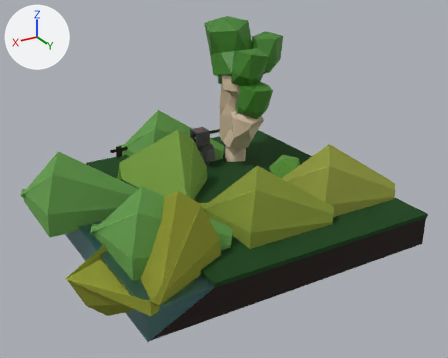
One commit to the Blender file Visual Project FIles/smfm room 12.blend: the scene before it, then after it.
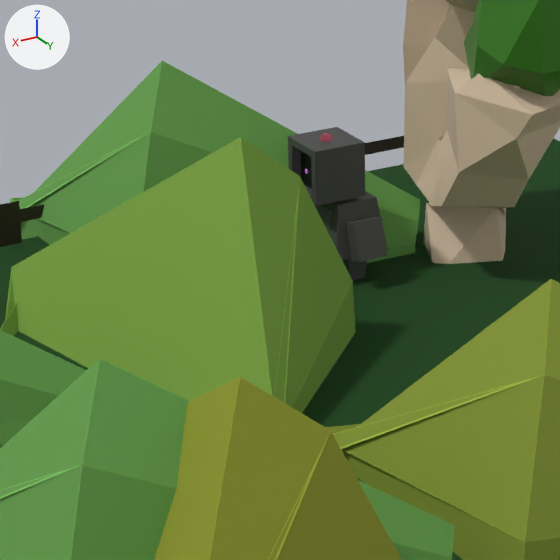
Old and new are each drawn whole from a 50 mm camera at (6.98, 11.97, 7.58) aimed at (0.05, 0.42, 1.8) and again close up on the part from 26% to 58% of the width and 26% to 66% of the height. Lighting does not change. The marker at upper left points along +X, +Y and +Z.

Before the edit, the objects in view are built like this:
```python
ob_cube_023 = bpy.data.objects.new('Cube.023', me_cube_026)
ob_cube_023.location = (-0.524, -1.773, 2.089)
ob_cube_023.scale = (0.191, 0.191, 0.191)
ob_cube_024 = bpy.data.objects.new('Cube.024', me_cube_027)
ob_cube_024.location = (-0.654, -1.773, 1.681)
ob_cube_024.scale = (0.15, 0.189, 0.189)
ob_cube_027 = bpy.data.objects.new('Cube.027', me_cube_030)
ob_cube_027.location = (-0.654, -1.458, 1.635)
ob_cube_027.rotation_euler = (0.279, 0.0, 0.0)  # degrees (16, 0, 0)
ob_cube_027.scale = (-0.109, -0.0538, -0.132)
ob_cube_028 = bpy.data.objects.new('Cube.028', me_cube_031)
ob_cube_028.location = (-0.654, -1.658, 1.403)
ob_cube_028.scale = (0.0814, 0.0814, 0.11)
ob_cube_029 = bpy.data.objects.new('Cube.029', me_cube_032)
ob_cube_029.location = (-0.527, -1.773, 1.683)
ob_cube_029.rotation_euler = (0.0, -3.285, 0.0)  # degrees (0, -188, 0)
ob_cube_029.scale = (0.0555, 0.11, 0.11)
ob_icosphere_014 = bpy.data.objects.new('Icosphere.014', me_icosphere_014)
ob_icosphere_014.location = (-0.412, -1.83, 2.055)
ob_icosphere_014.scale = (0.0276, 0.0276, 0.0276)
ob_icosphere_015 = bpy.data.objects.new('Icosphere.015', me_icosphere_014)
ob_icosphere_015.location = (-0.412, -1.717, 2.055)
ob_icosphere_015.scale = (0.0276, 0.0276, 0.0276)
ob_icosphere_016 = bpy.data.objects.new('Icosphere.016', me_icosphere_015)
ob_icosphere_016.location = (-0.522, -1.773, 2.276)
ob_icosphere_016.rotation_euler = (0.0, 0.702, 0.0)  # degrees (0, 40, 0)
ob_icosphere_016.scale = (0.189, 0.189, 0.189)
ob_plane_001 = bpy.data.objects.new('Plane.001', me_plane)
ob_plane_001.location = (0.305, -3.379, 1.524)
ob_plane_001.rotation_euler = (1.571, 0.0, 0.0)  # degrees (90, 0, 0)
ob_plane_001.scale = (1.11, 0.0478, 0.428)
# also in view: 'Cube.007' at (1.34, -0.78, 1.46); 'Cube.001' at (-1.73, -1.55, 2.57); 'Cube.016' at (-0.26, 1.69, 1.46); 'Cube.011' at (-0.2, -2.91, 1.46); 'Cube.006' at (2.9, 2.14, 1.46)
```
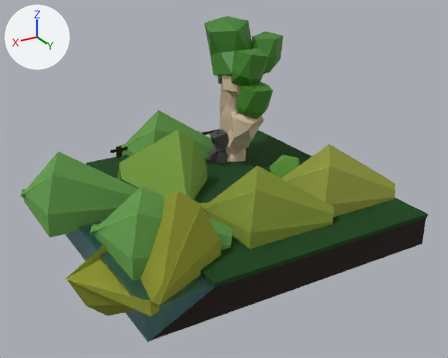
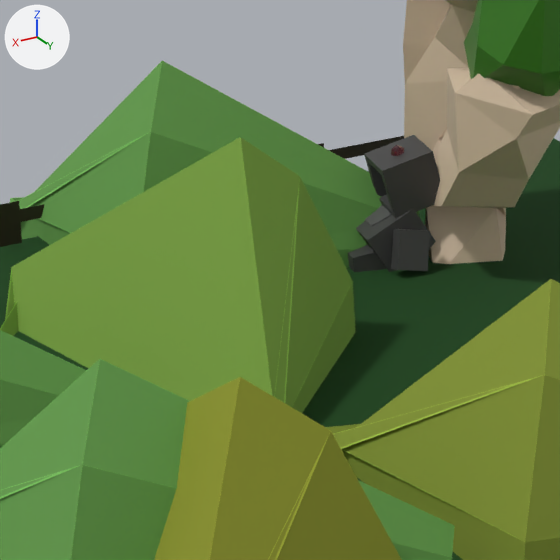
Diff of the bpy script that builds the scene:
```diff
--- a/Visual Project FIles/smfm room 12.blend.py
+++ b/Visual Project FIles/smfm room 12.blend.py
@@ mat_material_011 @@
+mat_material_011 = principled_material('Material.011')
+mat_material_011.base_color = (0.107, 0.0, 0.00149)  # dark red #5c0005
+mat_material_011.roughness = 0.0
+mat_material_011.ior = 1.45
+mat_material_011.transmission_weight = 1.0
+mat_material_011.emission_color = (0.119, 0.0313, 0.0426)  # brown #61313a
+mat_material_011.emission_strength = 0.3
@@ me_icosphere_013 @@
+me_icosphere_013 = me_icosphere_013.copy(); me_icosphere_013.name = 'Icosphere.013'
@@ me_icosphere_012 @@
+me_icosphere_012 = me_icosphere_014.copy(); me_icosphere_012.name = 'Icosphere.012'  # the mesh of ob_icosphere_015
@@ me_cube_025 @@
+me_cube_025.from_pydata(...)  # a box spanning x -1.0..1.0, y -1.0..1.0, z -1.0..1.0
+me_cube_025.materials.append(mat_robot_metal_2)  # dark grey #585858
@@ me_cube_024 @@
+me_cube_024.from_pydata([(-0.74, -0.74, -1.0), (-1.0, -1.0, 1.0), (-0.74, 0.74, -1.0), (-1.0, 1.0, 1.0), (0.74, -0.74, -1.0), (1.0, -1.0, 1.0), (0.74, 0.74, -1.0), (1.0, 1.0, 1.0)], [], [(0, 1, 3, 2), (2, 3, 7, 6), (6, 7, 5, 4), (4, 5, 1, 0), (2, 6, 4, 0), (7, 3, 1, 5)])
+me_cube_024.materials.append(mat_robot_metal_1)  # dark grey #454545
@@ me_cube_023 @@
+me_cube_023.from_pydata(...)  # a box spanning x -1.0..1.0, y -1.0..1.0, z -1.0..1.0
+me_cube_023.materials.append(mat_robot_metal_1)  # dark grey #454545
@@ me_cube_020 @@
+me_cube_020 = me_cube_020.copy(); me_cube_020.name = 'Cube.020'
@@ me_cube_019 @@
+me_cube_019 = me_cube_019.copy(); me_cube_019.name = 'Cube.019'
@@ ob_cube_023 @@
-ob_cube_023 = bpy.data.objects.new('Cube.023', me_cube_026)
-ob_cube_023.location = (-0.524, -1.773, 2.089)
+ob_cube_023 = bpy.data.objects.new('Cube.023', me_cube_019)
+ob_cube_023.location = (-1.168, -1.82, 1.878)
+ob_cube_023.rotation_euler = (0.0, 0.258, -0.189)  # degrees (0, 15, -11)
 ob_cube_023.scale = (0.191, 0.191, 0.191)
@@ ob_cube_024 @@
-ob_cube_024 = bpy.data.objects.new('Cube.024', me_cube_027)
-ob_cube_024.location = (-0.654, -1.773, 1.681)
-ob_cube_024.scale = (0.15, 0.189, 0.189)
+ob_cube_024 = bpy.data.objects.new('Cube.024', me_cube_020)
+ob_cube_024.location = (-1.08, -1.837, 1.474)
+ob_cube_024.rotation_euler = (0.0, -1.01, -0.189)  # degrees (0, -58, -11)
+ob_cube_024.scale = (0.157, 0.197, 0.197)
@@ ob_cube_027 @@
-ob_cube_027 = bpy.data.objects.new('Cube.027', me_cube_030)
-ob_cube_027.location = (-0.654, -1.458, 1.635)
-ob_cube_027.rotation_euler = (0.279, 0.0, 0.0)  # degrees (16, 0, 0)
-ob_cube_027.scale = (-0.109, -0.0538, -0.132)
+ob_cube_027 = bpy.data.objects.new('Cube.027', me_cube_023)
+ob_cube_027.location = (-1.034, -1.516, 1.462)
+ob_cube_027.rotation_euler = (0.266, -0.186, -0.14)  # degrees (15, -11, -8)
+ob_cube_027.scale = (-0.113, -0.0562, -0.138)
@@ ob_cube_028 @@
-ob_cube_028 = bpy.data.objects.new('Cube.028', me_cube_031)
-ob_cube_028.location = (-0.654, -1.658, 1.403)
-ob_cube_028.scale = (0.0814, 0.0814, 0.11)
+ob_cube_028 = bpy.data.objects.new('Cube.028', me_cube_024)
+ob_cube_028.location = (-0.82, -1.764, 1.346)
+ob_cube_028.rotation_euler = (0.0, -1.492, -0.189)  # degrees (0, -85, -11)
+ob_cube_028.scale = (0.0849, 0.0849, 0.114)
@@ ob_cube_029 @@
-ob_cube_029 = bpy.data.objects.new('Cube.029', me_cube_032)
-ob_cube_029.location = (-0.527, -1.773, 1.683)
-ob_cube_029.rotation_euler = (0.0, -3.285, 0.0)  # degrees (0, -188, 0)
-ob_cube_029.scale = (0.0555, 0.11, 0.11)
+ob_cube_029 = bpy.data.objects.new('Cube.029', me_cube_025)
+ob_cube_029.location = (-1.012, -1.85, 1.587)
+ob_cube_029.rotation_euler = (0.0, -4.296, -0.189)  # degrees (0, -246, -11)
+ob_cube_029.scale = (0.0579, 0.115, 0.115)
@@ ob_icosphere_014 @@
-ob_icosphere_014 = bpy.data.objects.new('Icosphere.014', me_icosphere_014)
-ob_icosphere_014.location = (-0.412, -1.83, 2.055)
-ob_icosphere_014.scale = (0.0276, 0.0276, 0.0276)
+ob_icosphere_014 = bpy.data.objects.new('Icosphere.014', me_icosphere_012)
+ob_icosphere_014.location = (-1.023, -2.044, 1.879)
+ob_icosphere_014.rotation_euler = (0.0, 0.36, -0.189)  # degrees (0, 21, -11)
+ob_icosphere_014.scale = (0.0288, 0.0288, 0.0288)
+ob_icosphere_014.hide_render = True
@@ ob_icosphere_016 @@
-ob_icosphere_016 = bpy.data.objects.new('Icosphere.016', me_icosphere_015)
-ob_icosphere_016.location = (-0.522, -1.773, 2.276)
-ob_icosphere_016.rotation_euler = (0.0, 0.702, 0.0)  # degrees (0, 40, 0)
-ob_icosphere_016.scale = (0.189, 0.189, 0.189)
+ob_icosphere_016 = bpy.data.objects.new('Icosphere.016', me_icosphere_013)
+ob_icosphere_016.location = (-1.117, -1.83, 2.066)
+ob_icosphere_016.rotation_euler = (0.0, 0.959, -0.189)  # degrees (0, 55, -11)
+ob_icosphere_016.scale = (0.197, 0.197, 0.197)
```

Changed parts and their boxes [x1, y1, x2, y2] in the close-ups (560 x 560 px):
'Cube.023', reshaped, moved, turned
    before: [288, 127, 365, 206]
    after: [364, 135, 440, 219]
'Cube.024', reshaped, moved, turned, rescaled
    before: [321, 191, 388, 260]
    after: [356, 209, 436, 272]
'Cube.027', reshaped, moved, turned, rescaled
    before: [346, 217, 387, 262]
    after: [391, 229, 430, 271]
'Cube.028', reshaped, moved, turned, rescaled
    before: [342, 258, 367, 280]
    after: [348, 245, 386, 272]
'Cube.029', reshaped, moved, turned, rescaled
    before: [315, 205, 331, 233]
    after: [365, 205, 392, 226]
'Icosphere.016', reshaped, moved, turned, rescaled
    before: [319, 132, 332, 142]
    after: [391, 145, 404, 156]
